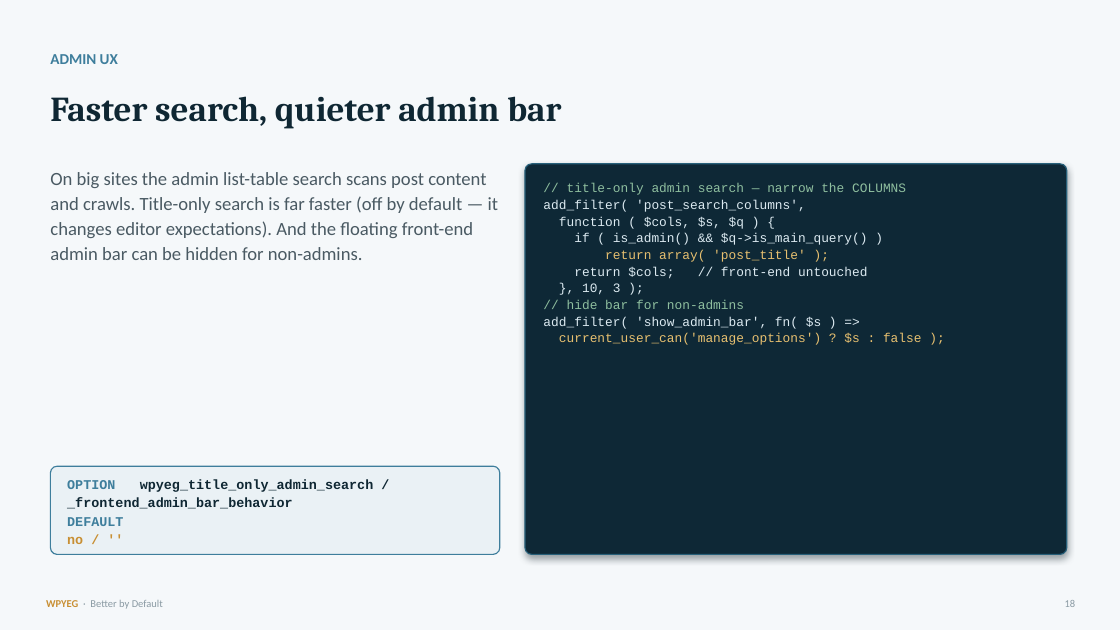
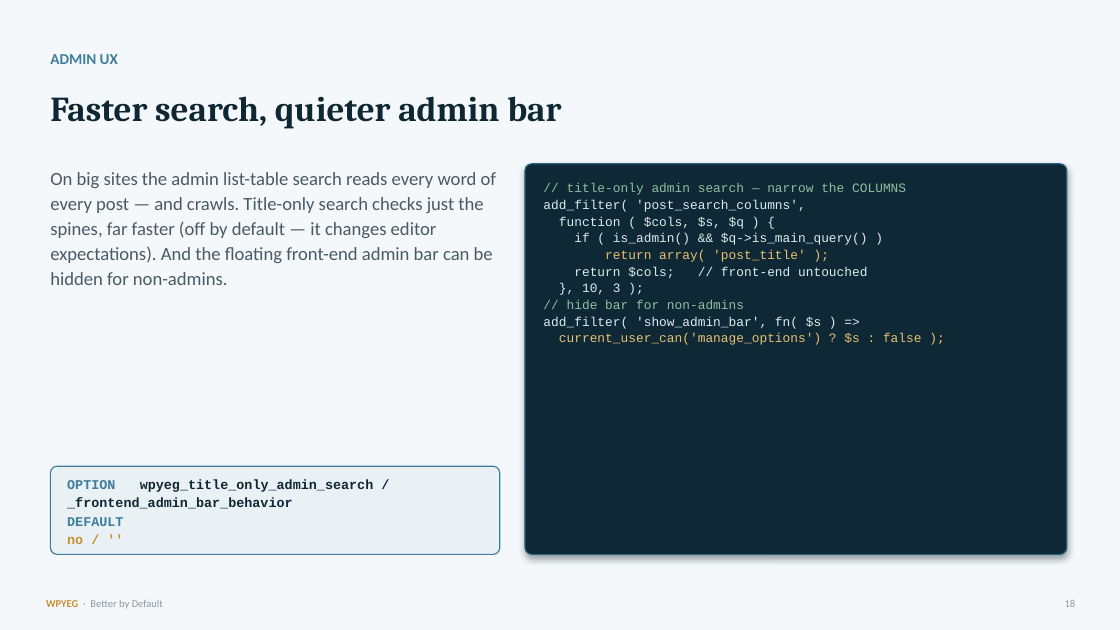
Before and after one commit to WPYEG/Better-by-Default, a slide deck: slide 18 of workshop/Better-by-Default.pptx. Drawn at 1120x630 pixels with LibreOffice and Linux fonts; fonts in the diff are those of the drawing. Boxes give left, top, right and bottom in pixels: in the first picture for what was removed or moved away, otherwise in the second. Text is boxed around its words. In the diff, an @@ line names an element or a change of style, - is before the commit and + after.

```diff
--- a/workshop/Better-by-Default.pptx
+++ b/workshop/Better-by-Default.pptx
@@ text at (x1=50, y1=172, x2=496, y2=285): text changed @@
-On big sites the admin list-table search scans post content and crawls. Title-only search is far faster (off by default — it changes editor expectations). And the floating front-end admin bar can be hidden for non-admins.
+On big sites the admin list-table search reads every word of every post — and crawls. Title-only search checks just the spines, far faster (off by default — it changes editor expectations). And the floating front-end admin bar can be hidden for non-admins.
```
Also in this commit, not shown: 4 other slides changed, 3 other files.
